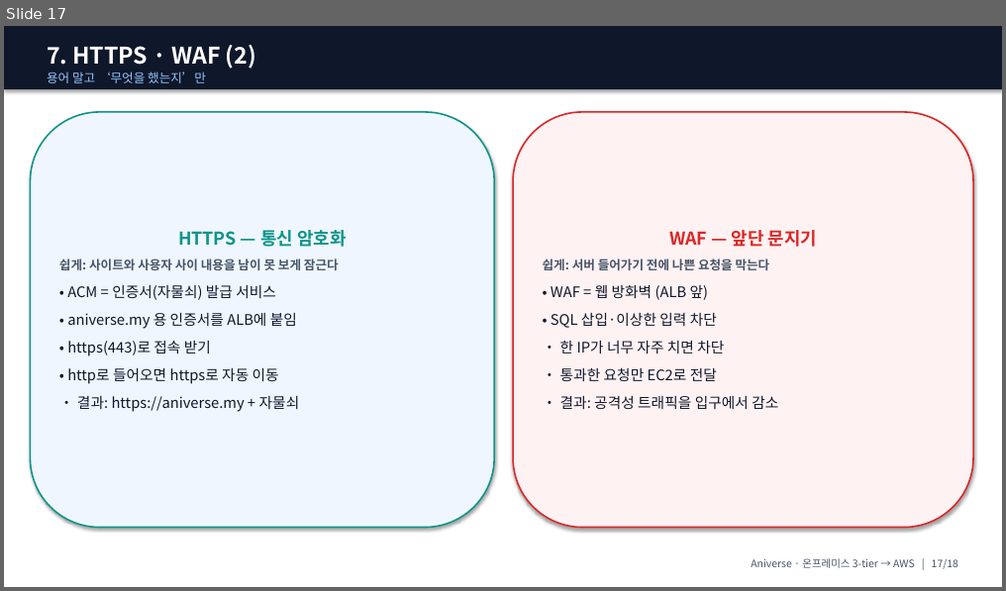
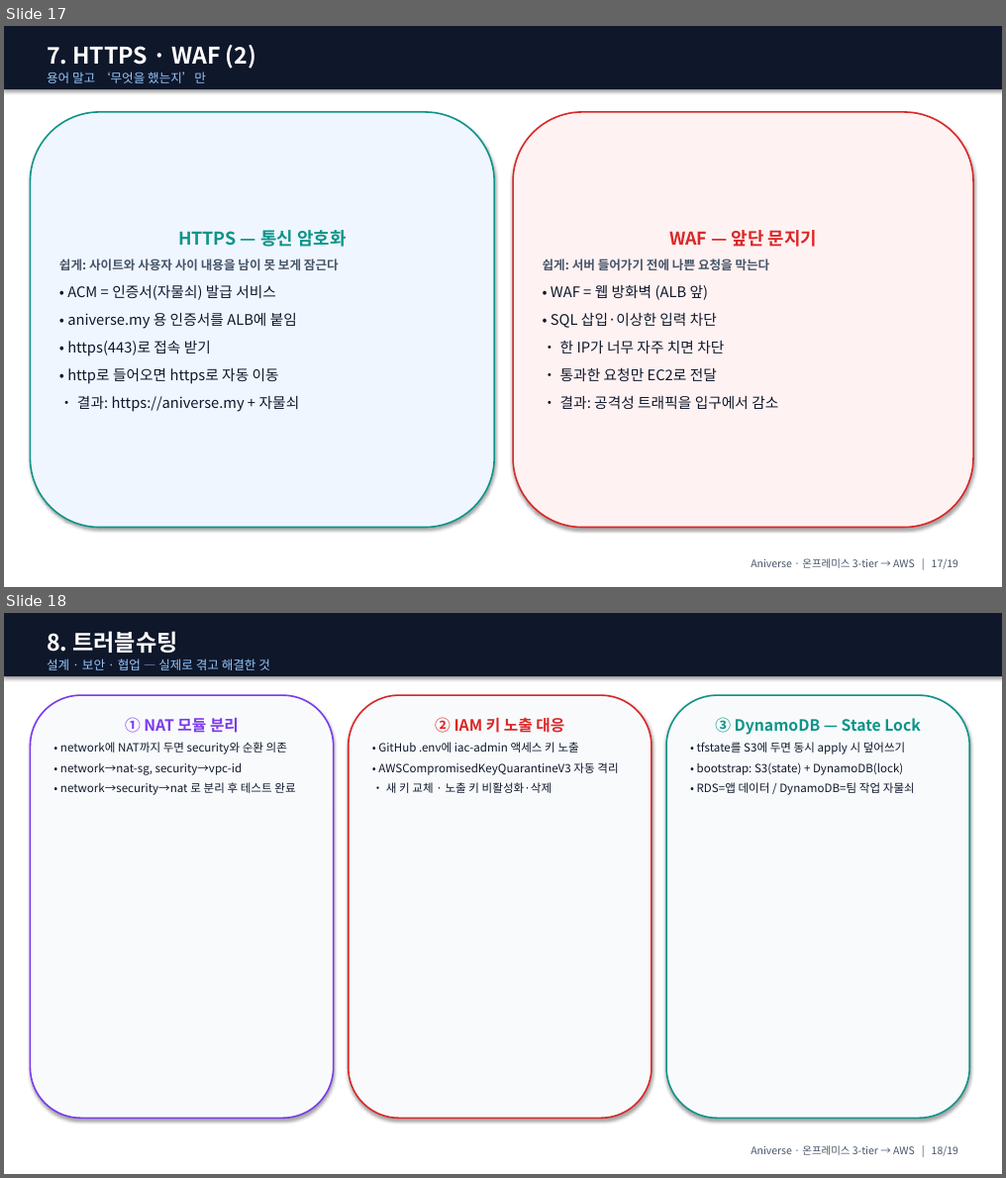
Before and after one commit to ho0215/anime-project-infra, a slide deck: docs/presentation/ppt/Aniverse_발표_강사용.pptx. Shown one above the other, each under a label of ours: slide 17 before the commit, slides 17 and 18 after it. The pictures are 1006x591 and 1006x1178 pixels, drawn with LibreOffice and Linux fonts; fonts in the diff are those of the drawing. Boxes give left, top, right and bottom in pixels: in the first picture for what was removed or moved away, otherwise in the second. Text is boxed around its words. In the diff, an @@ line names an element or a change of style, - is before the commit and + after.

```diff
--- a/docs/presentation/ppt/Aniverse_발표_강사용.pptx
+++ b/docs/presentation/ppt/Aniverse_발표_강사용.pptx
@@ slide 18 added at <box>4,613,1002,1174</box>, background #FFFFFF @@
@@ rectangle added at <box>4,613,1002,676</box>, fill #0F172A @@
@@ text added at <box>47,631,270,670</box>, 12 pt, text #93C5FD @@
+8. 트러블슈팅
+설계 · 보안 · 협업 — 실제로 겪고 해결한 것
@@ rounded rectangle added at <box>30,695,334,1118</box>, fill #F8FAFC, outline #7C3AED 1.5 pt, 11 pt, text #0F172A @@
+① NAT 모듈 분리
+• network에 NAT까지 두면 security와 순환 의존
+• network→nat-sg, security→vpc-id
+• network→security→nat 로 분리 후 테스트 완료
@@ rounded rectangle added at <box>349,695,651,1118</box>, fill #F8FAFC, outline #DC2626 1.5 pt, 11 pt, text #0F172A @@
+② IAM 키 노출 대응
+• GitHub .env에 iac-admin 액세스 키 노출
+• AWSCompromisedKeyQuarantineV3 자동 격리
+• 새 키 교체 · 노출 키 비활성화·삭제
@@ rounded rectangle added at <box>666,695,969,1118</box>, fill #F8FAFC, outline #0D9488 1.5 pt, 11 pt, text #0F172A @@
+③ DynamoDB — State Lock
+• tfstate를 S3에 두면 동시 apply 시 덮어쓰기
+• bootstrap: S3(state) + DynamoDB(lock)
+• RDS=앱 데이터 / DynamoDB=팀 작업 자물쇠
@@ text added at <box>750,1146,958,1157</box>, 10 pt, text #475569 @@
+Aniverse · 온프레미스 3-tier → AWS | 18/19
```
Also in this commit, not shown: 16 other slides changed, 4 other files.
